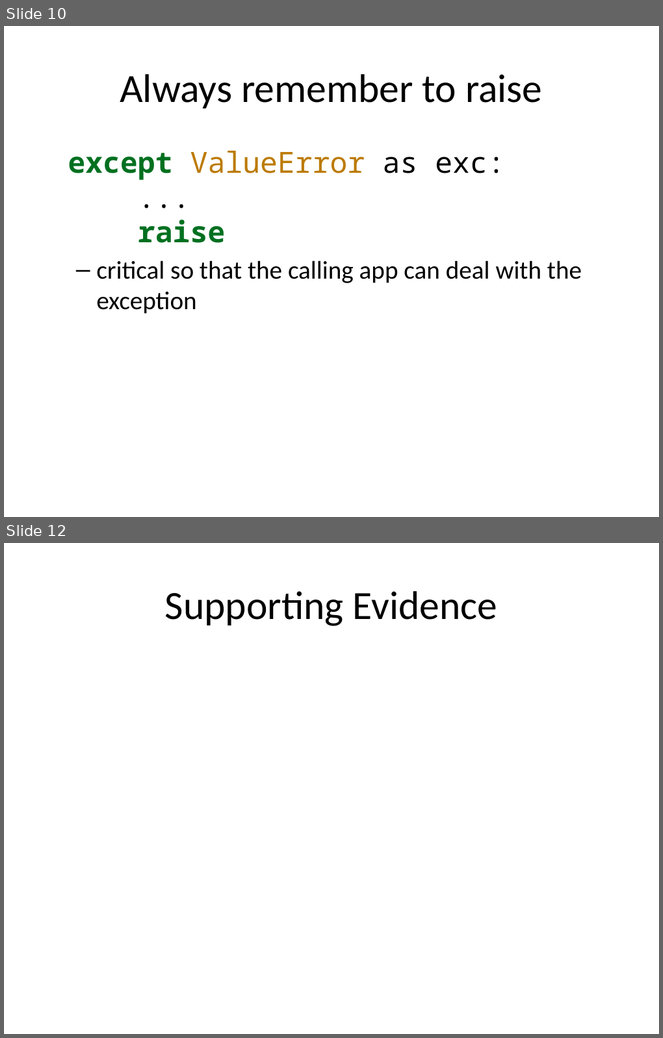
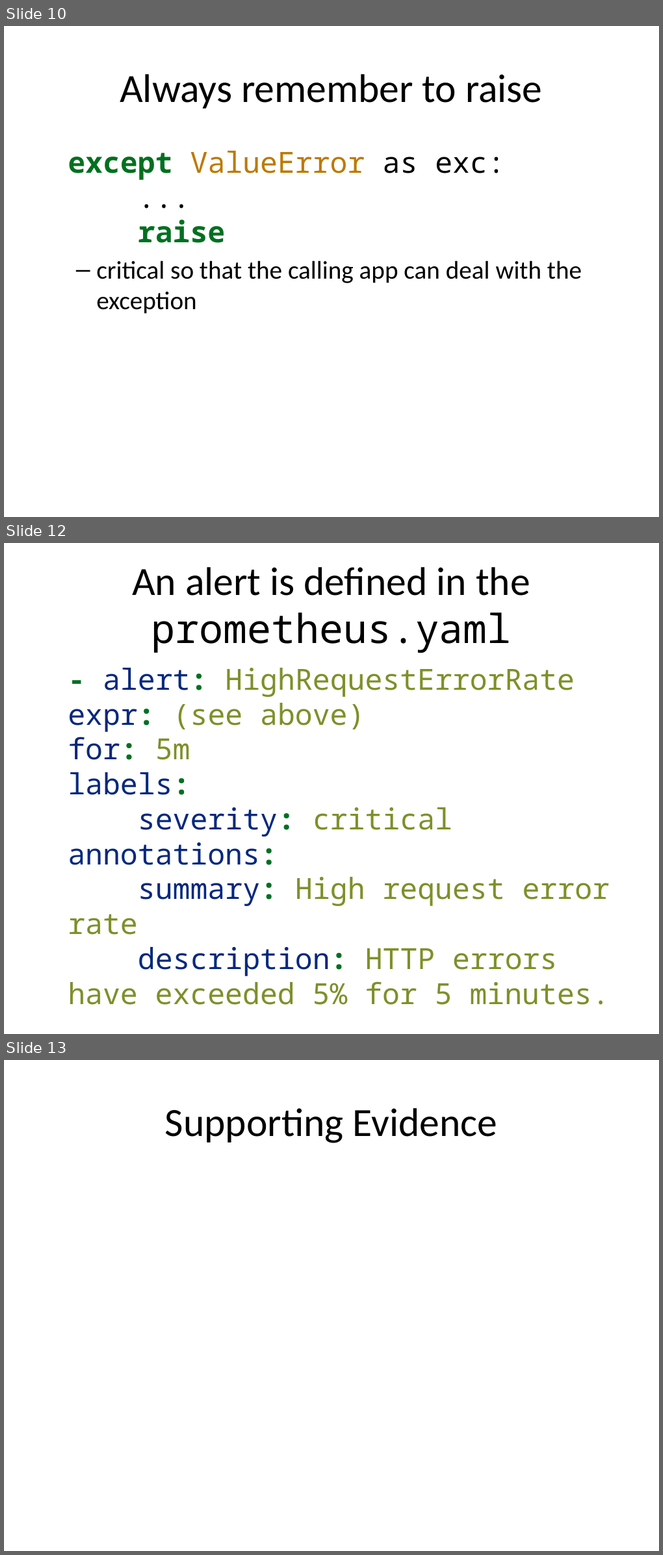
Before and after one commit to rhildred/INFO8985, a slide deck: monolith_analysis/slides.pptx. Shown one above the other, each under a label of ours: slides 10 and 12 before the commit, slides 10, 12 and 13 after it; the slides between them are not shown. The pictures are 663x1038 and 663x1555 pixels, drawn with LibreOffice and Linux fonts; fonts in the diff are those of the drawing. Boxes give left, top, right and bottom in pixels: in the first picture for what was removed or moved away, otherwise in the second. Text is boxed around its words. In the diff, an @@ line names an element or a change of style, - is before the commit and + after.

```diff
--- a/monolith_analysis/slides.pptx
+++ b/monolith_analysis/slides.pptx
@@ slide 12 added at <box>4,543,659,1034</box>, background #FFFFFF @@
@@ title added at <box>132,567,530,653</box>, 44 pt, text #000000 @@
+An alert is defined in the prometheus.yaml
@@ text added at <box>68,668,610,1005</box>, 32 pt, text #7D9029 @@
+- alert: HighRequestErrorRate
+expr: (see above)
+for: 5m
+labels:
+severity: critical
+annotations:
+summary: High request error rate
+description: HTTP errors have exceeded 5% for 5 minutes.
@@ what was slide 12 is now slide 13 @@
```
Also in this commit, not shown: 1 other slide added, 1 slide removed, 16 other files.
